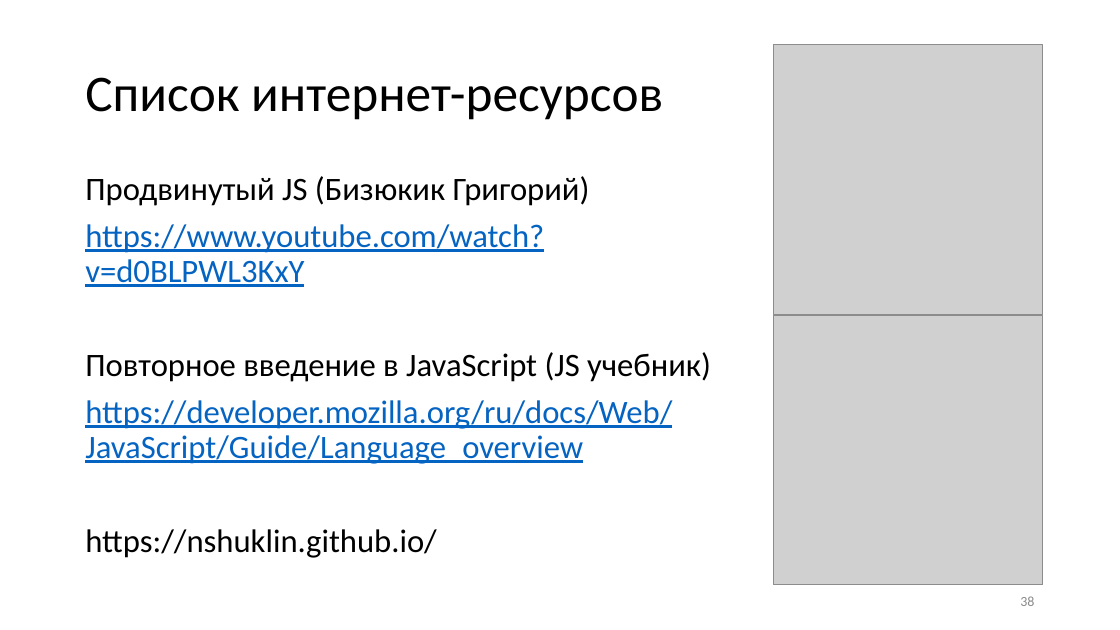
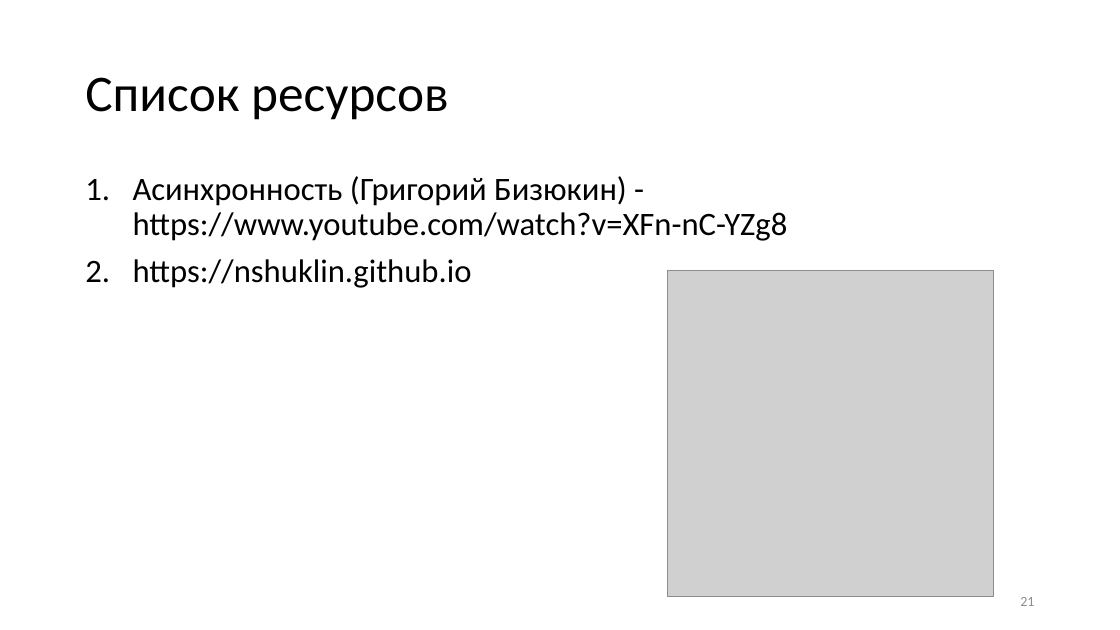
Before and after one commit to nshuklin/nshuklin.github.io, a slide deck: slide 21 of presentations/3.pptx (slide 38 before the commit). Drawn at 1120x630 pixels with LibreOffice and Linux fonts; fonts in the diff are those of the drawing; grey boxes stand for pictures. Boxes give left, top, right and bottom in pixels: in the first picture for what was removed or moved away, otherwise in the second. Text is boxed around its words. In the diff, an @@ line names an element or a change of style, - is before the commit and + after.

```diff
--- a/presentations/3.pptx
+++ b/presentations/3.pptx
@@ picture removed at [773, 45, 1043, 314] @@
@@ title at [85, 77, 449, 120]: text changed @@
-Список интернет-ресурсов
+Список ресурсов
@@ text at [133, 176, 788, 288]: text changed; text colour #0563C1 to #000000 @@
-Продвинутый JS (Бизюкик Григорий)
-https://www.youtube.com/watch?v=d0BLPWL3KxY
-Повторное введение в JavaScript (JS учебник)
-https://developer.mozilla.org/ru/docs/Web/JavaScript/Guide/Language_overview
-https://nshuklin.github.io/
+1. Асинхронность (Григорий Бизюкин) - https://www.youtube.com/watch?v=XFn-nC-YZg8
+2. https://nshuklin.github.io
@@ picture added at [667, 271, 993, 597] @@
@@ picture removed at [773, 315, 1043, 585] @@
@@ page number at [1020, 597, 1034, 606]: text changed @@
-38
+21
```
Also in this commit, not shown: 20 slides added, 37 slides removed.
